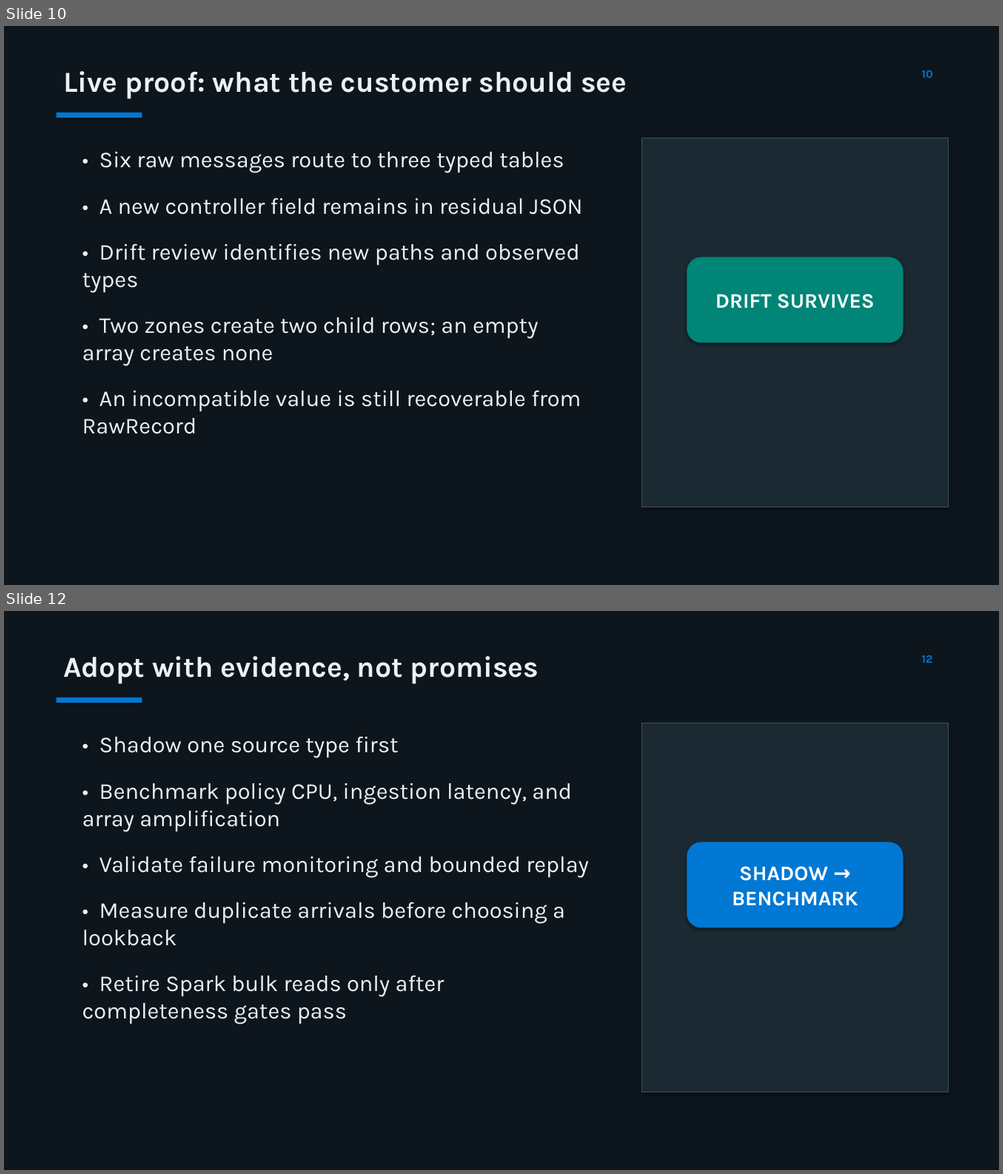
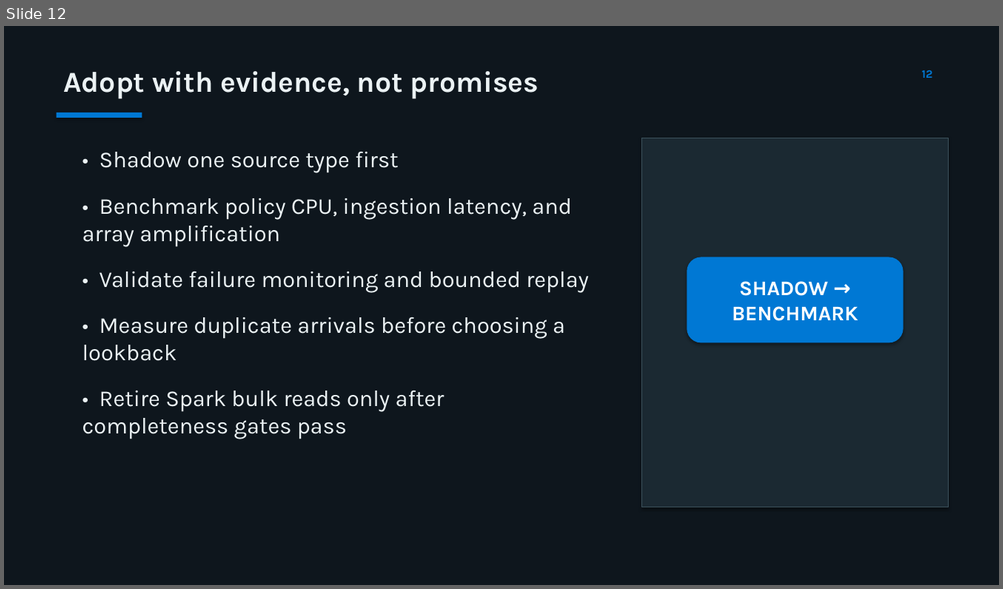
Before and after one commit to MatthieuLefebvre/eventhouse-schema-drift-reference, a slide deck: presentation/eventhouse-schema-drift-reference.pptx. Shown one above the other, each under a label of ours: slides 10 and 12 before the commit, slide 12 after it; the slides between them are not shown. The pictures are 1003x1174 and 1003x589 pixels, drawn with LibreOffice and Linux fonts; fonts in the diff are those of the drawing. Boxes give left, top, right and bottom in pixels: in the first picture for what was removed or moved away, otherwise in the second. Text is boxed around its words. In the diff, an @@ line names an element or a change of style, - is before the commit and + after.

```diff
--- a/presentation/eventhouse-schema-drift-reference.pptx
+++ b/presentation/eventhouse-schema-drift-reference.pptx
@@ slide 10 removed at box(4, 26, 999, 585), background #0E161D @@
@@ text removed at box(63, 71, 626, 99) @@
-Live proof: what the customer should see
@@ text removed at box(922, 70, 933, 78) @@
-10
@@ rectangle removed at box(57, 113, 142, 118) @@
@@ text removed at box(82, 152, 583, 434) @@
-• Six raw messages route to three typed tables
-• A new controller field remains in residual JSON
-• Drift review identifies new paths and observed types
-• Two zones create two child rows; an empty array creates none
-• An incompatible value is still recoverable from RawRecord
@@ rectangle removed at box(642, 138, 948, 507) @@
@@ rounded rectangle removed at box(687, 258, 903, 343) @@
-DRIFT SURVIVES
```
Also in this commit, not shown: 5 slides changed, 2 slides added, 1 other slide removed, 3 other files.
